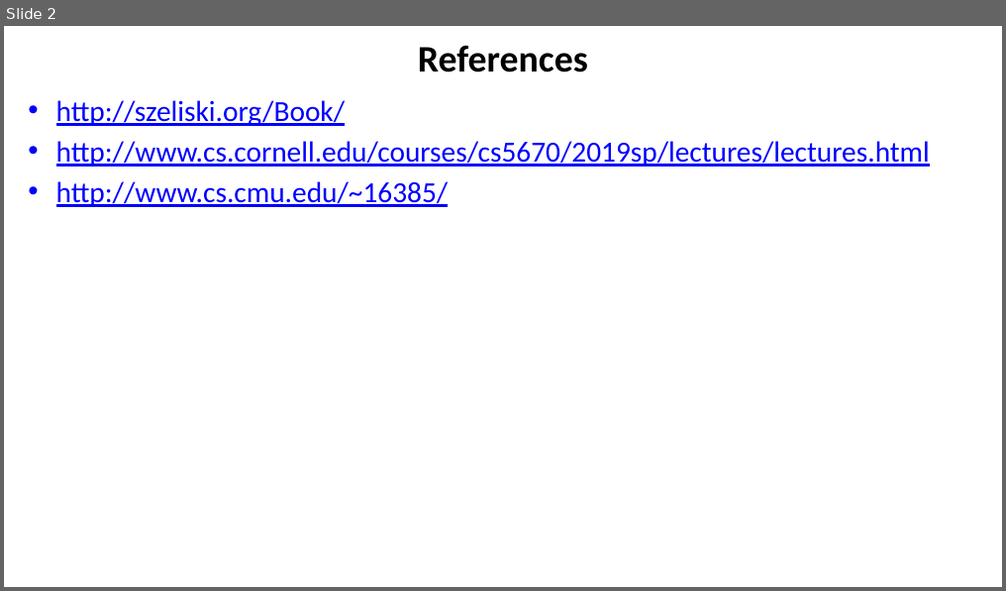
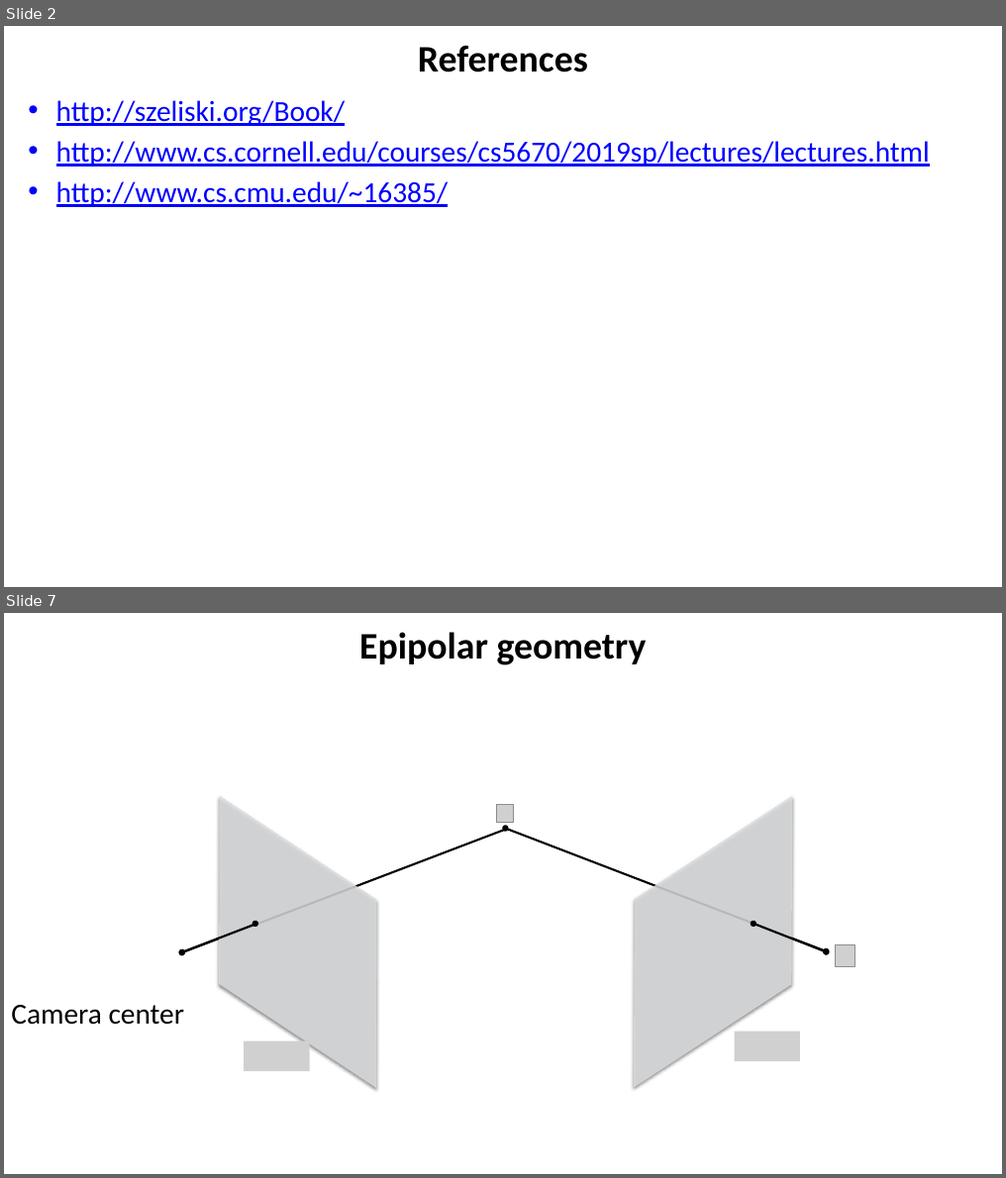
Before and after one commit to YoniChechik/AI_is_Math, a slide deck: c_09_stereo/stereo.pptx. Shown one above the other, each under a label of ours: slide 2 before the commit, slides 2 and 7 after it; the slides between them are not shown. The pictures are 1006x591 and 1006x1178 pixels, drawn with LibreOffice and Linux fonts; fonts in the diff are those of the drawing; grey boxes stand for pictures; background and template pictures are left out. Boxes give left, top, right and bottom in pixels: in the first picture for what was removed or moved away, otherwise in the second. Text is boxed around its words. In the diff, an @@ line names an element or a change of style, - is before the commit and + after.

```diff
--- a/c_09_stereo/stereo.pptx
+++ b/c_09_stereo/stereo.pptx
@@ slide 7 added at bbox=[4, 613, 1002, 1174], background #FFFFFF @@
@@ title added at bbox=[359, 632, 647, 665], 36 pt, text #000000, bold @@
+Epipolar geometry
@@ freeform shape added at bbox=[141, 754, 455, 1131], fill #DCDEE0 at 83% opacity @@
@@ freeform shape added at bbox=[555, 754, 871, 1131], fill #DCDEE0 at 83% opacity @@
@@ picture added at bbox=[497, 805, 513, 822] @@
@@ arrow added from (507, 829) to (182, 953), #000000 2 pt @@
@@ arrow added from (505, 827) to (506, 829), #000000 2 pt @@
@@ arrow added from (507, 829) to (826, 952), #000000 2 pt @@
@@ arrow added from (257, 924) to (182, 953), #000000 2 pt @@
@@ arrow added from (254, 923) to (255, 924), #000000 2 pt @@
@@ arrow added from (751, 923) to (826, 953), #000000 2 pt @@
@@ arrow added from (752, 923) to (753, 924), #000000 2 pt @@
@@ picture added at bbox=[835, 945, 855, 966] @@
@@ text added at bbox=[11, 1005, 185, 1025], 28 pt, text #000000 @@
+Camera center
@@ picture added at bbox=[244, 1042, 310, 1071] @@
@@ picture added at bbox=[735, 1032, 801, 1061] @@
```
Also in this commit, not shown: 52 other slides added, 10 slides removed, 6 other files.
